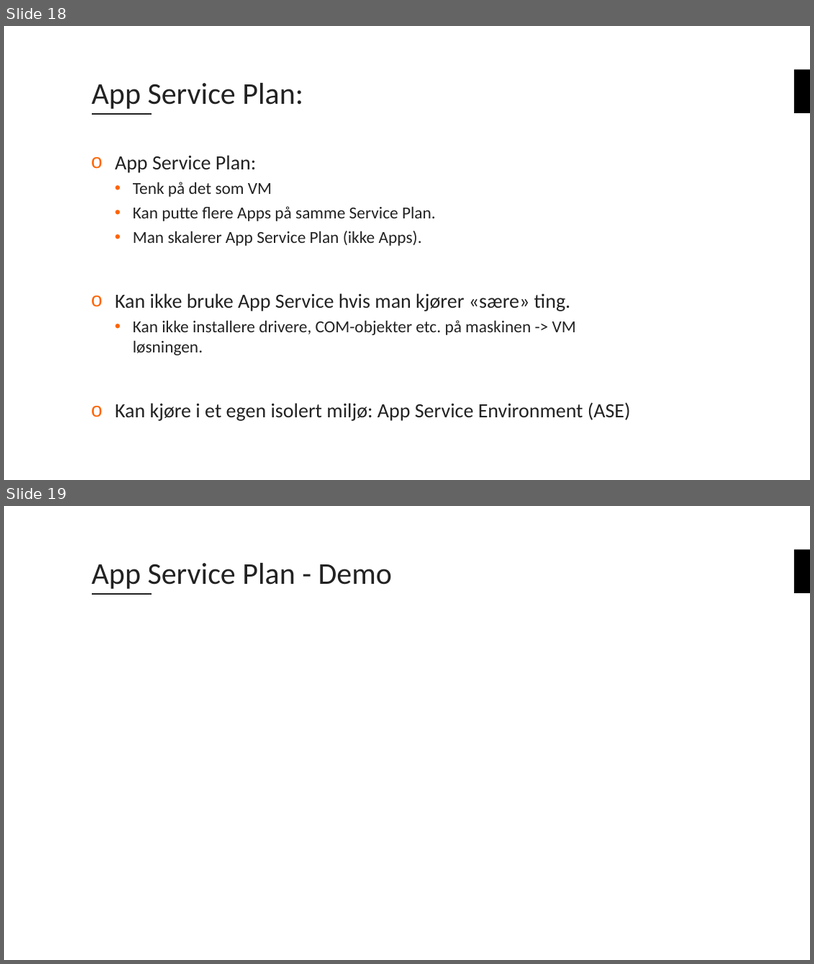
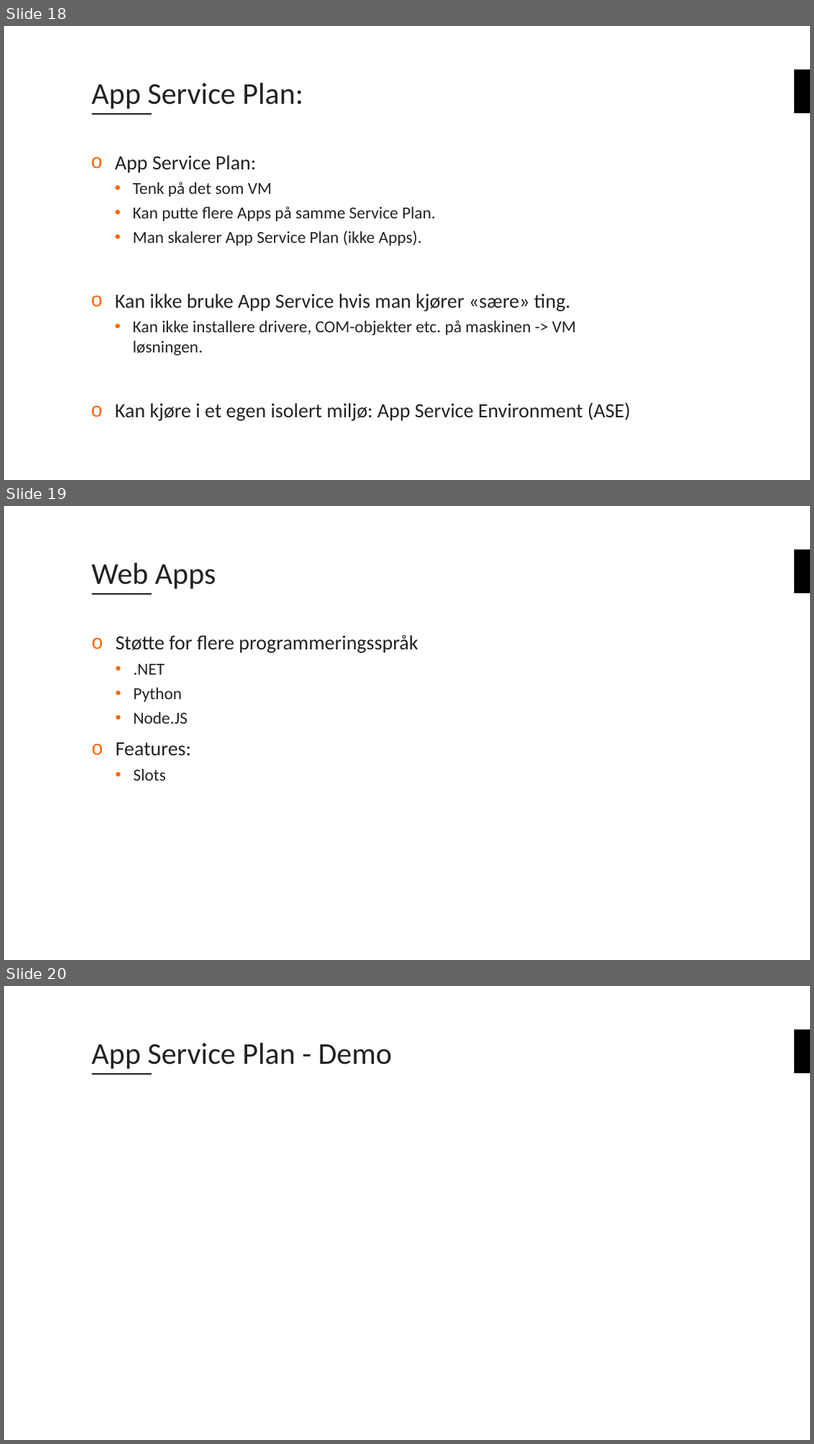
Before and after one commit to bouvet/azure-workshops, a slide deck: Workshop_1/Presentation/Azureskolen-Workshop#1.pptx. Shown one above the other, each under a label of ours: slides 18 and 19 before the commit, slides 18, 19 and 20 after it. The pictures are 814x964 and 814x1444 pixels, drawn with LibreOffice and Linux fonts; fonts in the diff are those of the drawing; background and template pictures are left out. Boxes give left, top, right and bottom in pixels: in the first picture for what was removed or moved away, otherwise in the second. Text is boxed around its words. In the diff, an @@ line names an element or a change of style, - is before the commit and + after.

```diff
--- a/Workshop_1/Presentation/Azureskolen-Workshop#1.pptx
+++ b/Workshop_1/Presentation/Azureskolen-Workshop#1.pptx
@@ slide 19 added at bbox=[4, 506, 810, 960], background #FFFFFF; not listed: 2 template elements that a slide beside it also shows @@
@@ title added at bbox=[92, 563, 216, 589], 36 pt, text #222222 @@
+Web Apps
@@ text added at bbox=[116, 635, 418, 780], 24 pt, text #222222 @@
+o Støtte for flere programmeringsspråk
+  • .NET
+  • Python
+  • Node.JS
+o Features:
+  • Slots
@@ what was slide 19 is now slide 20 @@
```
Also in this commit, not shown: 3 slides changed, 1 other file.
